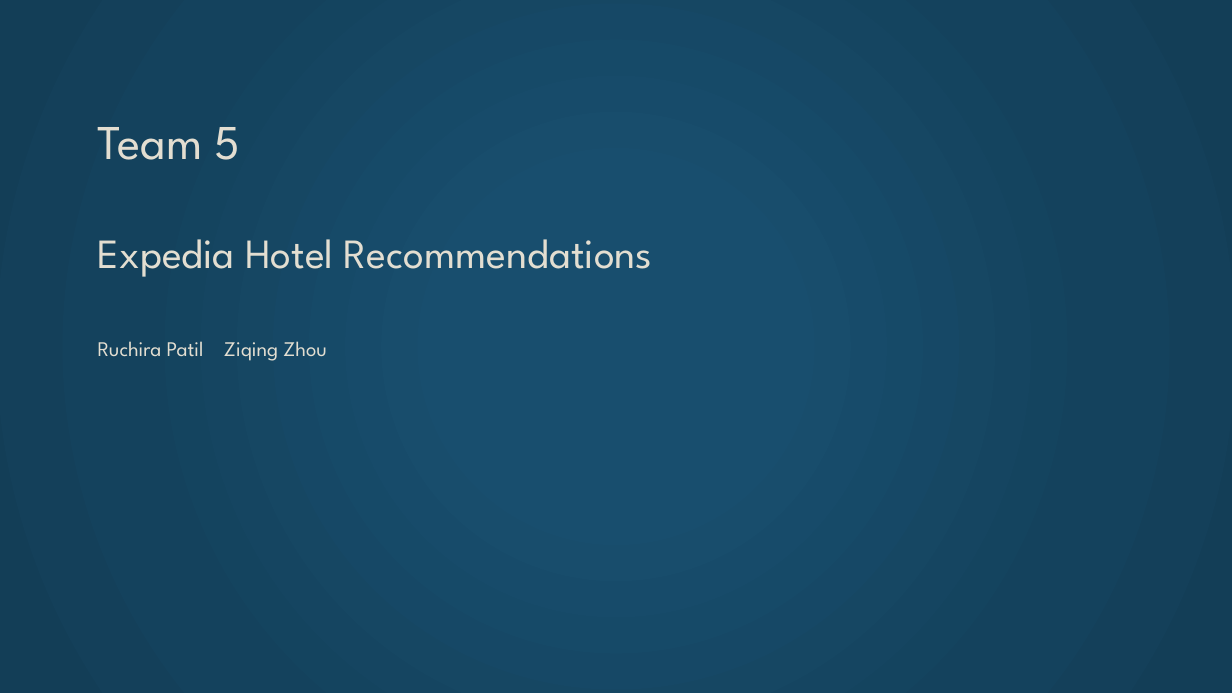
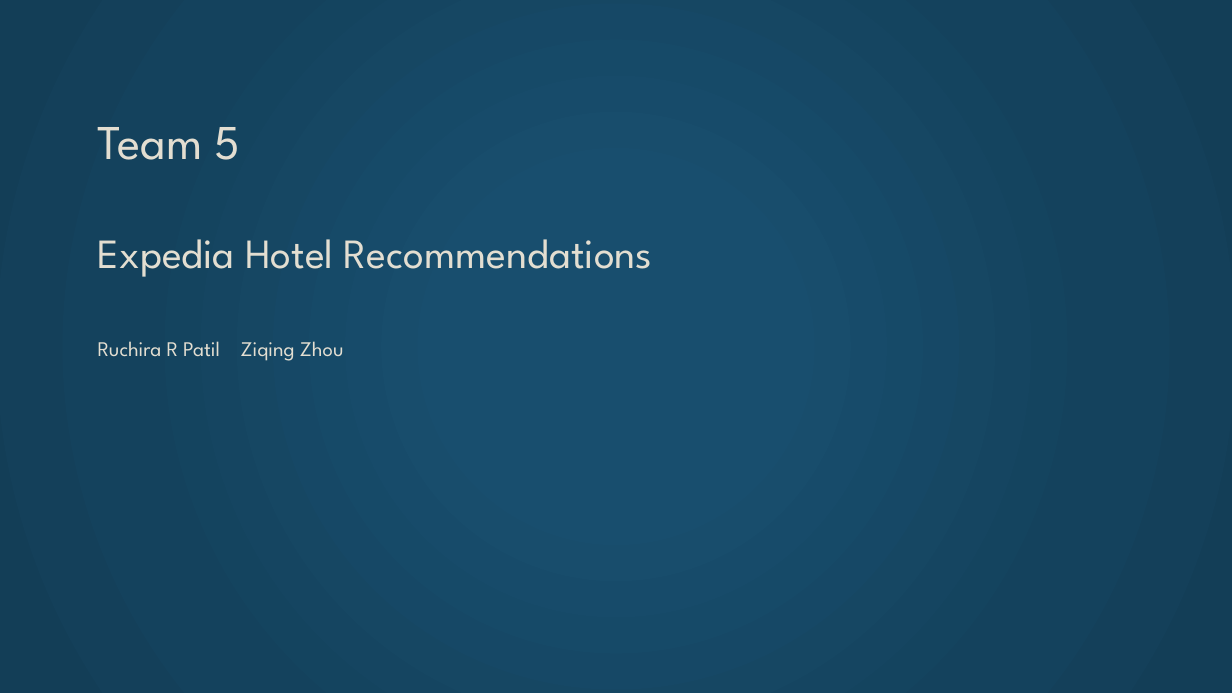
Before and after one commit to Ruchi2729/Scala-Final-Project, a slide deck: slide 1 of Final pre.pptx. Drawn at 1232x693 pixels with LibreOffice and Linux fonts; fonts in the diff are those of the drawing. Boxes give left, top, right and bottom in pixels: in the first picture for what was removed or moved away, otherwise in the second. Text is boxed around its words. In the diff, an @@ line names an element or a change of style, - is before the commit and + after.

```diff
--- a/Final pre.pptx
+++ b/Final pre.pptx
@@ title at (98, 127, 652, 361): text changed @@
-Team 5
-Expedia Hotel Recommendations
-Ruchira Patil Ziqing Zhou
+Team 5
+Expedia Hotel Recommendations
+Ruchira R Patil Ziqing Zhou
```
Also in this commit, not shown: 5 other slides changed.
